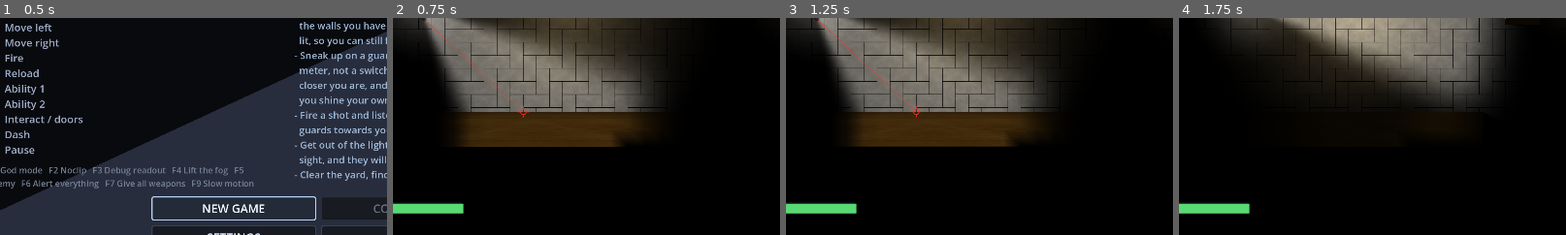
Above: before the commit, frames 1-4 (left to right).
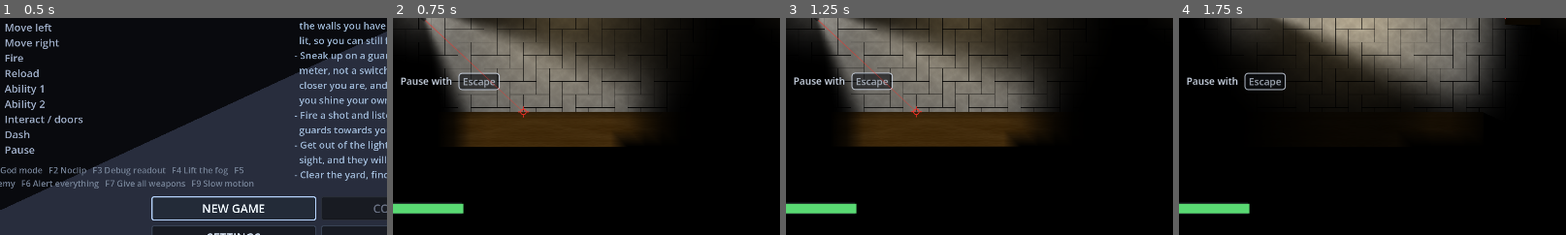
Above: after the commit, the same moments.

Repository: ThunderComplex/irregoulash
Game: Godot game, scene res://src/ui/title_screen.tscn
The game is run twice, just before and just after one commit, with the same random seed, the same clock (stepped at 60 frames per second) and the same inputs.
Inputs (mouse positions are % of the whole screen's width and height, from its top left):
- Up to frame 1 (0.5 s): no input
- Up to frame 2 (0.75 s): click "NEW GAME" at 0.5 s
- Up to frame 3 (1.25 s): no input
- Up to frame 4 (1.75 s): tap Enter (ui_accept) at 1.25, 1.52 s; move the mouse to (72, 45) at 1.27 s; hold D (move_right) from 1.28 s (still down); hold Q (ability_1) from 1.28 s (still down); click (72, 45) at 1.42 s; tap E (ability_2) at 1.55 s
The pictures show only the part of the screen within x 12-62%, y 46-96%; the shares and areas given below are measured in that part.

Frame 1 is identical in both runs. In frame 2, 1.1% of the frame differs, in the area x 2-28%, y 25-34%; in frame 3, 1.1%; in frame 4, 0.7%.

Commit message:
campaign hints

Diff:
--- a/src/levels/level_campaign_01.tscn
+++ b/src/levels/level_campaign_01.tscn
@@ -46,6 +46,36 @@
 [sub_resource type="CanvasItemMaterial" id="CanvasItemMaterial_m2amb"]
 light_mode = 1
 
+[sub_resource type="CanvasItemMaterial" id="CanvasItemMaterial_c8b5x"]
+light_mode = 1
+
+[sub_resource type="CanvasItemMaterial" id="CanvasItemMaterial_eefgs"]
+light_mode = 1
+
+[sub_resource type="CanvasItemMaterial" id="CanvasItemMaterial_lxqdr"]
+light_mode = 1
+
+[sub_resource type="CanvasItemMaterial" id="CanvasItemMaterial_fp6ow"]
+light_mode = 1
+
+[sub_resource type="CanvasItemMaterial" id="CanvasItemMaterial_0mre3"]
+light_mode = 1
+
+[sub_resource type="CanvasItemMaterial" id="CanvasItemMaterial_aag10"]
+light_mode = 1
+
+[sub_resource type="CanvasItemMaterial" id="CanvasItemMaterial_as561"]
+light_mode = 1
+
+[sub_resource type="CanvasItemMaterial" id="CanvasItemMaterial_12rxk"]
+light_mode = 1
+
+[sub_resource type="CanvasItemMaterial" id="CanvasItemMaterial_ohax7"]
+light_mode = 1
+
+[sub_resource type="CanvasItemMaterial" id="CanvasItemMaterial_f7rmx"]
+light_mode = 1
+
 [sub_resource type="CanvasItemMaterial" id="CanvasItemMaterial_b6jfj"]
 light_mode = 1
 
@@ -258,6 +288,97 @@
 position = Vector2(285, 175)
 action = "move_up"
 
+[node name="FloorText8" parent="Hints" unique_id=805250542 instance=ExtResource("10_lxqdr")]
+z_index = -4
+z_as_relative = false
+material = SubResource("CanvasItemMaterial_c8b5x")
+position = Vector2(206, 455)
+text = "Pause with"
+color = Color(0.82, 0.86, 0.92, 1)
+
+[node name="KeyHint8" parent="Hints" unique_id=1784515626 instance=ExtResource("11_i28rg")]
+z_index = -4
+z_as_relative = false
+material = SubResource("CanvasItemMaterial_eefgs")
+position = Vector2(303, 456)
+action = "pause"
+
+[node name="FloorText3" parent="Hints" unique_id=1119725999 instance=ExtResource("10_lxqdr")]
+z_index = -4
+z_as_relative = false
+material = SubResource("CanvasItemMaterial_lxqdr")
+position = Vector2(817, 533)
+text = "Shoot with"
+color = Color(0.82, 0.86, 0.92, 1)
+fade_out_distance = 100.0
+invisible_distance = 150.0
+
+[node name="KeyHint5" parent="Hints" unique_id=778159295 instance=ExtResource("11_i28rg")]
+z_index = -4
+z_as_relative = false
+material = SubResource("CanvasItemMaterial_fp6ow")
+position = Vector2(896, 535)
+action = "fire"
+fade_out_distance = 100.0
+invisible_distance = 150.0
+
+[node name="FloorText4" parent="Hints" unique_id=247639773 instance=ExtResource("10_lxqdr")]
+z_index = -4
+z_as_relative = false
+material = SubResource("CanvasItemMaterial_0mre3")
+position = Vector2(1184, 918)
+text = "Dash to avoid the incoming enemy"
+color = Color(0.82, 0.86, 0.92, 1)
+fade_out_distance = 150.0
+invisible_distance = 200.0
+
+[node name="FloorText5" parent="Hints" unique_id=1800554371 instance=ExtResource("10_lxqdr")]
+z_index = -4
+z_as_relative = false
+material = SubResource("CanvasItemMaterial_aag10")
+position = Vector2(2127, 941)
+text = "Weapon upgrades only apply
+to the currently selected weapon"
+color = Color(0.82, 0.86, 0.92, 1)
+fade_out_distance = 150.0
+invisible_distance = 200.0
+
+[node name="FloorText7" parent="Hints" unique_id=1246345159 instance=ExtResource("10_lxqdr")]
+z_index = -4
+z_as_relative = false
+material = SubResource("CanvasItemMaterial_as561")
+position = Vector2(1978, 645)
+text = "Remember: You don't need to kill everyone"
+color = Color(0.82, 0.86, 0.92, 1)
+
+[node name="KeyHint6" parent="Hints" unique_id=1825957132 instance=ExtResource("11_i28rg")]
+z_index = -4
+z_as_relative = false
+material = SubResource("CanvasItemMaterial_12rxk")
+position = Vector2(1181, 949)
+action = "dash"
+fade_out_distance = 100.0
+invisible_distance = 150.0
+
+[node name="FloorText6" parent="Hints" unique_id=1505041823 instance=ExtResource("10_lxqdr")]
+z_index = -4
+z_as_relative = false
+material = SubResource("CanvasItemMaterial_ohax7")
+position = Vector2(1189, 1089)
+text = "Don't forget to reload"
+color = Color(0.82, 0.86, 0.92, 1)
+fade_out_distance = 150.0
+invisible_distance = 200.0
+
+[node name="KeyHint7" parent="Hints" unique_id=954061782 instance=ExtResource("11_i28rg")]
+z_index = -4
+z_as_relative = false
+material = SubResource("CanvasItemMaterial_f7rmx")
+position = Vector2(1186, 1120)
+action = "reload"
+fade_out_distance = 100.0
+invisible_distance = 150.0
+
 [node name="KeyHint2" parent="Hints" unique_id=1988082060 instance=ExtResource("11_i28rg")]
 z_index = -4
 z_as_relative = false
--- a/src/levels/level_campaign_02.tscn
+++ b/src/levels/level_campaign_02.tscn
@@ -10,8 +10,10 @@
 [ext_resource type="PackedScene" path="res://src/items/pickup.tscn" id="8_cr2ci"]
 [ext_resource type="PackedScene" path="res://src/levels/door.tscn" id="9_bnbio"]
 [ext_resource type="PackedScene" path="res://src/levels/exit_zone.tscn" id="9_nfir1"]
-
-[sub_resource type="ShaderMaterial" id="ShaderMaterial_bvryq"]
+[ext_resource type="PackedScene" path="res://src/levels/hints/floor_text.tscn" id="11_bbfix"]
+[ext_resource type="PackedScene" path="res://src/levels/hints/key_hint.tscn" id="12_jbi8j"]
+
+[sub_resource type="ShaderMaterial" id="ShaderMaterial_32ptk"]
 shader = ExtResource("2_bvryq")
 shader_parameter/albedo = ExtResource("3_bnbio")
 shader_parameter/tile_world = Vector2(96, 96)
@@ -36,6 +38,18 @@
 source_geometry_group_name = &"wall"
 agent_radius = 18.0
 
+[sub_resource type="CanvasItemMaterial" id="CanvasItemMaterial_kka4f"]
+light_mode = 1
+
+[sub_resource type="CanvasItemMaterial" id="CanvasItemMaterial_bbfix"]
+light_mode = 1
+
+[sub_resource type="CanvasItemMaterial" id="CanvasItemMaterial_jbi8j"]
+light_mode = 1
+
+[sub_resource type="CanvasItemMaterial" id="CanvasItemMaterial_cr2ci"]
+light_mode = 1
+
 [node name="LevelCampaign" type="Node2D" unique_id=60981112]
 script = ExtResource("1_0jsvj")
 level_title = "Campaign 2"
@@ -177,7 +191,7 @@
 position = Vector2(64, 352)
 
 [node name="PlayerSpawn" type="Marker2D" parent="." unique_id=261603681]
-position = Vector2(352, 367)
+position = Vector2(-172, 486)
 
 [node name="Lamps" type="Node2D" parent="." unique_id=1810258779]
 metadata/_edit_lock_ = true
@@ -223,29 +237,34 @@
 [node name="Pickups" type="Node2D" parent="." unique_id=330227706]
 
 [node name="Pickup0" parent="Pickups" unique_id=134755550 instance=ExtResource("8_cr2ci")]
+texture_filter = 4
 position = Vector2(953, 654)
 kind = "upgrade"
 weapon_id = "pistol"
 amount = 1
 
 [node name="Pickup1" parent="Pickups" unique_id=1073949253 instance=ExtResource("8_cr2ci")]
+texture_filter = 4
 position = Vector2(973, 1049)
 kind = "health"
 weapon_id = "pistol"
 amount = 50
 
 [node name="Pickup3" parent="Pickups" unique_id=1696040776 instance=ExtResource("8_cr2ci")]
+texture_filter = 4
 position = Vector2(-47, 491)
 kind = "health"
 weapon_id = "pistol"
 amount = 50
 
 [node name="Pickup4" parent="Pickups" unique_id=952064909 instance=ExtResource("8_cr2ci")]
+texture_filter = 4
 position = Vector2(-265, 236)
 kind = "ammo"
 amount = 32
 
 [node name="Pickup2" parent="Pickups" unique_id=1243978390 instance=ExtResource("8_cr2ci")]
+texture_filter = 4
 position = Vector2(977, 1325)
 kind = "key"
 weapon_id = "pistol"
@@ -284,3 +303,51 @@
 position = Vector2(648, 1309)
 rotation = -1.5707964
 size = Vector2(96, 16)
+
+[node name="Hints" type="Node2D" parent="." unique_id=1217176699]
+
+[node name="FloorText" parent="Hints" unique_id=1563468650 instance=ExtResource("11_bbfix")]
+z_index = -4
+z_as_relative = false
+material = SubResource("CanvasItemMaterial_kka4f")
+position = Vector2(533, 711)
+text = "Open doors with"
+color = Color(0.82, 0.86, 0.92, 1)
+fade_out_distance = 100.0
+invisible_distance = 200.0
+
+[node name="FloorText3" parent="Hints" unique_id=2024830797 instance=ExtResource("11_bbfix")]
+z_index = -4
+z_as_relative = false
+material = SubResource("CanvasItemMaterial_bbfix")
+position = Vector2(-159, 274)
+text = "Enemies drop ammo
+for specific weapons
+
+Pickups give ammo
+for the selected weapon
+"
+font_size = 16
+color = Color(0.82, 0.86, 0.92, 1)
+fade_out_distance = 100.0
+invisible_distance = 200.0
+
+[node name="FloorText2" parent="Hints" unique_id=1717526320 instance=ExtResource("11_bbfix")]
+z_index = -4
+z_as_relative = false
+material = SubResource("CanvasItemMaterial_jbi8j")
+position = Vector2(936, 700)
+text = "Switch to the weapon
+you want to upgrade first"
+font_size = 16
+color = Color(0.82, 0.86, 0.92, 1)
+fade_out_distance = 100.0
+invisible_distance = 200.0
+
+[node name="KeyHint" parent="Hints" unique_id=1318696083 instance=ExtResource("12_jbi8j")]
+z_index = -4
+z_as_relative = false
+material = SubResource("CanvasItemMaterial_cr2ci")
+position = Vector2(527, 752)
+fade_out_distance = 100.0
+invisible_distance = 200.0
--- a/src/levels/level_campaign_04.tscn
+++ b/src/levels/level_campaign_04.tscn
@@ -9,9 +9,11 @@
 [ext_resource type="PackedScene" path="res://src/enemies/enemy.tscn" id="8_d6vt1"]
 [ext_resource type="PackedScene" path="res://src/items/pickup.tscn" id="9_hdi75"]
 [ext_resource type="PackedScene" path="res://src/levels/exit_zone.tscn" id="10_met3y"]
+[ext_resource type="PackedScene" path="res://src/levels/hints/floor_text.tscn" id="11_chwto"]
+[ext_resource type="PackedScene" path="res://src/levels/hints/key_hint.tscn" id="12_kduoq"]
 [ext_resource type="PackedScene" path="res://src/levels/door.tscn" id="12_mtdhp"]
 
-[sub_resource type="ShaderMaterial" id="ShaderMaterial_31s8l"]
+[sub_resource type="ShaderMaterial" id="ShaderMaterial_d6vt1"]
 shader = ExtResource("2_chwto")
 shader_parameter/albedo = ExtResource("3_kduoq")
 shader_parameter/tile_world = Vector2(96, 96)
@@ -36,6 +38,15 @@
 source_geometry_group_name = &"wall"
 agent_radius = 18.0
 
+[sub_resource type="CanvasItemMaterial" id="CanvasItemMaterial_d3owa"]
+light_mode = 1
+
+[sub_resource type="CanvasItemMaterial" id="CanvasItemMaterial_mtdhp"]
+light_mode = 1
+
+[sub_resource type="CanvasItemMaterial" id="CanvasItemMaterial_u1e3s"]
+light_mode = 1
+
 [node name="LevelCampaign" type="Node2D" unique_id=60981112]
 script = ExtResource("1_kpsgy")
 level_title = "Campaign 4"
@@ -298,3 +309,33 @@
 
 [node name="Door1" parent="Doors" unique_id=1854819751 instance=ExtResource("12_mtdhp")]
 position = Vector2(-815, 1232)
+
+[node name="Hints" type="Node2D" parent="." unique_id=414245990]
+
+[node name="FloorText" parent="Hints" unique_id=1814939362 instance=ExtResource("11_chwto")]
+z_index = -4
+z_as_relative = false
+material = SubResource("CanvasItemMaterial_d3owa")
+position = Vector2(-1686, -515)
+text = "Use abilities with"
+color = Color(0.82, 0.86, 0.92, 1)
+fade_out_distance = 100.0
+invisible_distance = 200.0
+
+[node name="KeyHint" parent="Hints" unique_id=1835394999 instance=ExtResource("12_kduoq")]
+z_index = -4
+z_as_relative = false
+material = SubResource("CanvasItemMaterial_mtdhp")
+position = Vector2(-1711, -479)
+action = "ability_1"
+fade_out_distance = 100.0
+invisible_distance = 200.0
+
+[node name="KeyHint2" parent="Hints" unique_id=1473668192 instance=ExtResource("12_kduoq")]
+z_index = -4
+z_as_relative = false
+material = SubResource("CanvasItemMaterial_u1e3s")
+position = Vector2(-1655, -479)
+action = "ability_2"
+fade_out_distance = 100.0
+invisible_distance = 200.0
Not shown: 1 places in src/levels/level_campaign_02.tscn that only renumber resources
Not shown: 1 places in src/levels/level_campaign_04.tscn that only renumber resources
